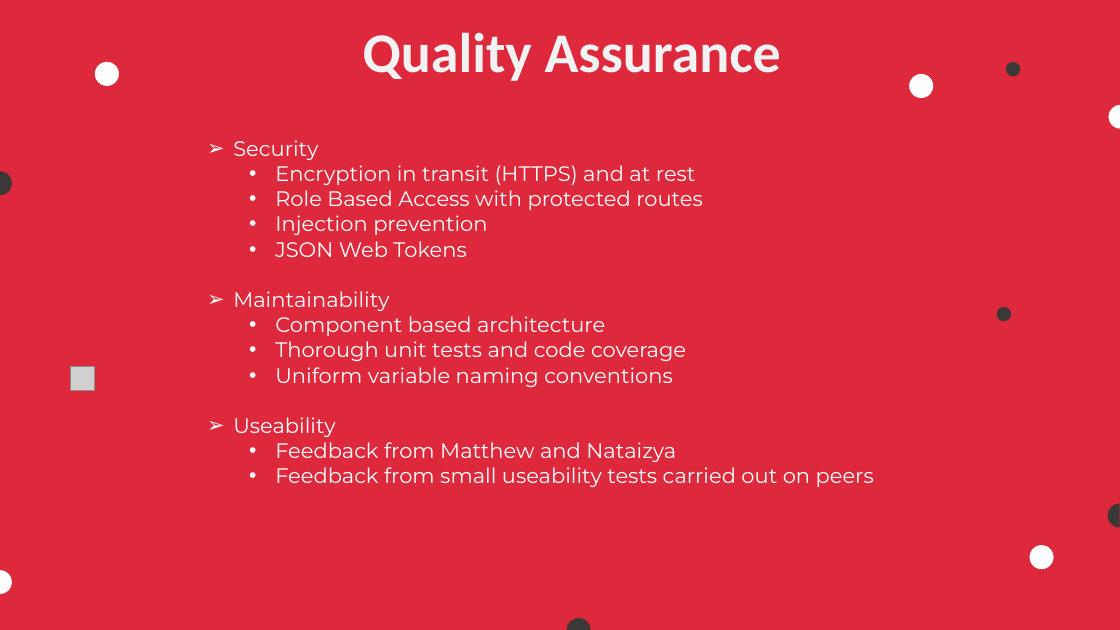
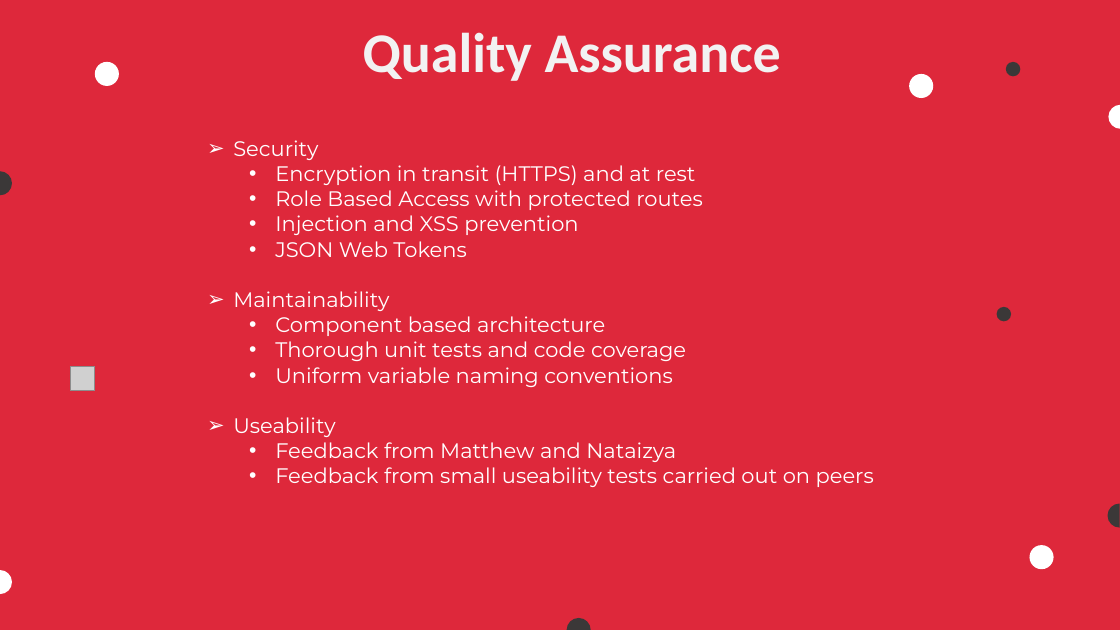
Before and after one commit to COS301-SE-2023/Pronto, a slide deck: slide 9 of Documentation/Demo 4 documents/Demo 4 Slideshow.pptx. Drawn at 1120x630 pixels with LibreOffice and Linux fonts; fonts in the diff are those of the drawing; grey boxes stand for pictures; background and template pictures are left out. Boxes give left, top, right and bottom in pixels: in the first picture for what was removed or moved away, otherwise in the second. Text is boxed around its words. In the diff, an @@ line names an element or a change of style, - is before the commit and + after.

```diff
--- a/Documentation/Demo 4 documents/Demo 4 Slideshow.pptx
+++ b/Documentation/Demo 4 documents/Demo 4 Slideshow.pptx
@@ text at bbox=[275, 215, 578, 235]: text changed @@
-  • Injection prevention
+  • Injection and XSS prevention
```
Also in this commit, not shown: 2 other slides changed.
